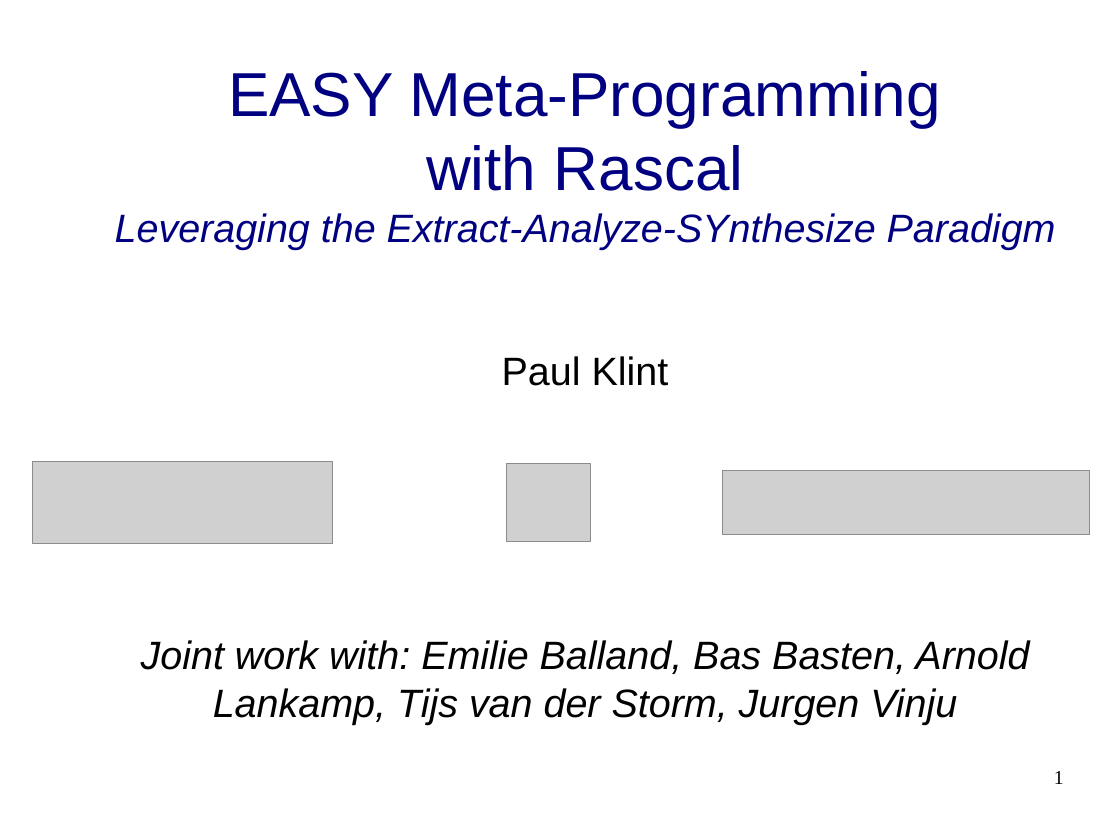
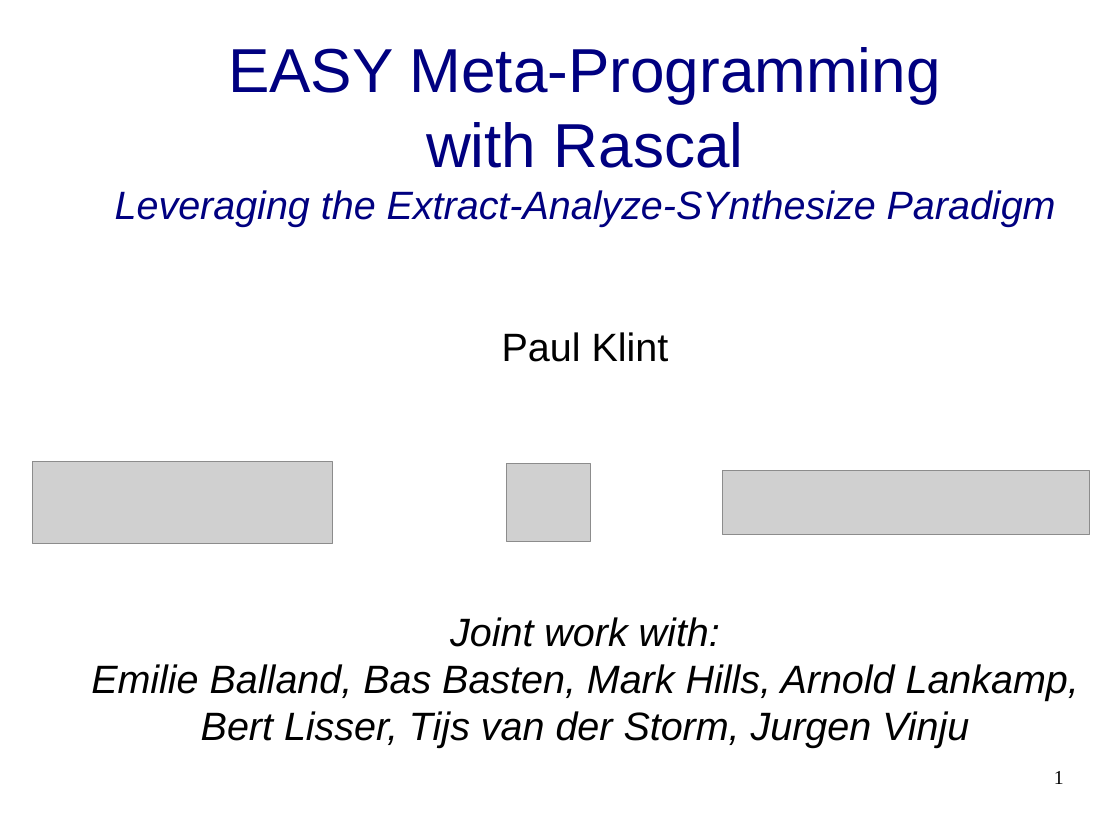
Before and after one commit to cwi-swat/meta-environment, a slide deck: slide 1 of meta-doc/analysis/rascal-slides/rascal-slides.odp. Drawn at 1120x840 pixels with LibreOffice and Linux fonts; fonts in the diff are those of the drawing; grey boxes stand for pictures; background and template pictures are left out. Boxes give left, top, right and bottom in pixels: in the first picture for what was removed or moved away, otherwise in the second. Text is boxed around its words. In the diff, an @@ line names an element or a change of style, - is before the commit and + after.

```diff
--- a/meta-doc/analysis/rascal-slides/rascal-slides.odp
+++ b/meta-doc/analysis/rascal-slides/rascal-slides.odp
@@ title at (91,47,1079,748): text changed @@
-EASY Meta-Programming
-with Rascal
-Leveraging the Extract-Analyze-SYnthesize Paradigm
-Paul Klint
-Joint work with: Emilie Balland, Bas Basten, Arnold Lankamp, Tijs van der Storm, Jurgen Vinju
+EASY Meta-Programming
+with Rascal
+Leveraging the Extract-Analyze-SYnthesize Paradigm
+Paul Klint
+Joint work with:
+Emilie Balland, Bas Basten, Mark Hills, Arnold Lankamp, Bert Lisser, Tijs van der Storm, Jurgen Vinju
```
Also in this commit, not shown: 22 other slides changed, 11 slides added, 6 slides removed, 1 other file.
